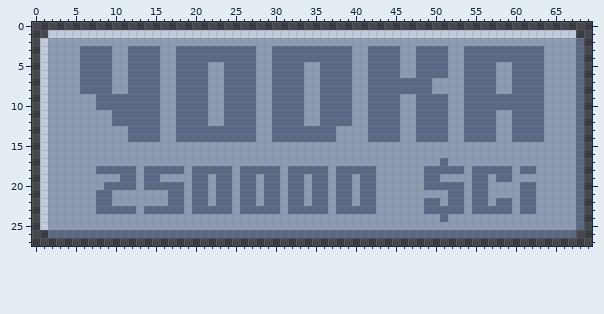
Two versions of one pixel-art file, SpaceBar Game/spritesSource/sprite_upgrade_estufa_2.aseprite. Above, as it was before the edit.
70x28 pixels, 1 frame.
After the commit:
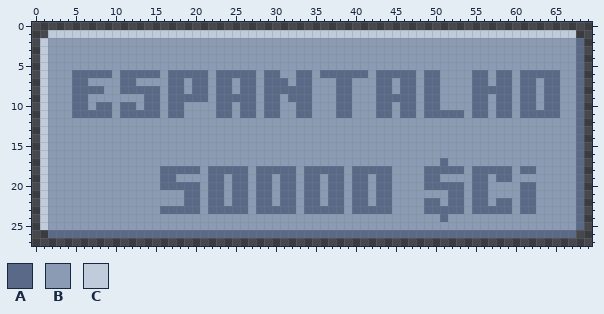
Palette (. is transparent): A #5a6988  B #8b9bb4  C #c0cbdc
What changed:
y 3..4: x 6..9 AAAA -> BBBB; x 12..15 AAAA -> BBBB; x 18..27 AAAAAAAAAA -> BBBBBBBBBB; x 30..39 AAAAAAAAAA -> BBBBBBBBBB; x 42..45 AAAA -> BBBB; x 48..51 AAAA -> BBBB; x 54..63 AAAAAAAAAA -> BBBBBBBBBB
y 5: x 6..9 AAAA -> BBBB; x 12..15 AAAA -> BBBB; x 18..21 AAAA -> BBBB; x 24..27 AAAA -> BBBB; x 30..33 AAAA -> BBBB; x 36..39 AAAA -> BBBB; x 42..45 AAAA -> BBBB; x 48..51 AAAA -> BBBB; x 54..57 AAAA -> BBBB; x 60..63 AAAA -> BBBB
y 6: x 5 B -> A; x 11 B -> A; x 17 B -> A; x 23 B -> A; x 29 B -> A; x 31..32 AA -> BB; x 34 B -> A; x 40..42 BBA -> AAB; x 46..48 BBA -> AAB; x 51 A -> B; x 54 A -> B; x 57..60 ABBA -> BAAB; x 64..65 BB -> AA
y 7: x 5 B -> A; x 7..9 AAA -> BBB; x 11 B -> A; x 13..15 AAA -> BBB; x 17 B -> A; x 19 A -> B; x 23 B -> A; x 25 A -> B; x 29 B -> A; x 32 A -> B; x 34 B -> A; x 36..37 AA -> BB; x 42 A -> B; x 45 A -> B; x 48 A -> B; x 50 B -> A; x 54 A -> B; x 57..60 ABBA -> BAAB; x 63..65 ABB -> BAA
y 8: x 5 B -> A; x 9 A -> B; x 11 B -> A; x 17 B -> A; x 19 A -> B; x 23 B -> A; x 25 A -> B; x 29 B -> A; x 34 B -> A; x 36..37 AA -> BB; x 42 A -> B; x 45 A -> B; x 48 A -> B; x 50 B -> A; x 54 A -> B; x 58..60 BBA -> AAB; x 63..65 ABB -> BAA
y 9: x 5..6 BB -> AA; x 8..13 AAAAAA -> BBBBBB; x 17 B -> A; x 23 B -> A; x 29 B -> A; x 31 A -> B; x 34 B -> A; x 36..37 AA -> BB; x 42 A -> B; x 46..48 BBA -> AAB; x 51 A -> B; x 54 A -> B; x 57 A -> B; x 60 A -> B; x 63..65 ABB -> BAA
y 10: x 5..6 BB -> AA; x 10 A -> B; x 13 A -> B; x 17 B -> A; x 19..21 AAA -> BBB; x 23 B -> A; x 25 A -> B; x 29 B -> A; x 31..32 AA -> BB; x 34 B -> A; x 36..37 AA -> BB; x 42 A -> B; x 45..48 ABBA -> BAAB; x 51 A -> B; x 54 A -> B; x 57 A -> B; x 60 A -> B; x 63..65 ABB -> BAA
y 11: x 5..10 BBBBBA -> AAAAAB; x 17 B -> A; x 19..21 AAA -> BBB; x 23 B -> A; x 25 A -> B; x 29 B -> A; x 31..32 AA -> BB; x 34 B -> A; x 36..37 AA -> BB; x 42 A -> B; x 45..48 ABBA -> BAAB; x 52..54 BBA -> AAB; x 57..60 ABBA -> BAAB; x 64..65 BB -> AA
y 12: x 10..15 AAAAAA -> BBBBBB; x 18..21 AAAA -> BBBB; x 24..27 AAAA -> BBBB; x 30..33 AAAA -> BBBB; x 36..39 AAAA -> BBBB; x 42..45 AAAA -> BBBB; x 48..51 AAAA -> BBBB; x 54..57 AAAA -> BBBB; x 60..63 AAAA -> BBBB
y 13..14: x 12..15 AAAA -> BBBB; x 18..27 AAAAAAAAAA -> BBBBBBBBBB; x 30..37 AAAAAAAA -> BBBBBBBB; x 42..45 AAAA -> BBBB; x 48..51 AAAA -> BBBB; x 54..57 AAAA -> BBBB; x 60..63 AAAA -> BBBB
y 18: x 8..12 AAAAA -> BBBBB; x 14..15 AA -> BB; x 19 B -> A; x 21 A -> B; x 25 B -> A; x 27 A -> B; x 31 B -> A; x 33 A -> B; x 37 B -> A; x 39 A -> B; x 43..44 BB -> AA
y 19: x 11..12 AA -> BB; x 14..17 AABB -> BBAA; x 20..22 AAB -> BBA; x 24..25 AB -> BA; x 27..28 AB -> BA; x 30..31 AB -> BA; x 33..34 AB -> BA; x 36..37 AB -> BA; x 39..40 AB -> BA; x 42..44 ABB -> BAA
y 20: x 9..12 AAAA -> BBBB; x 14..15 AA -> BB; x 19 B -> A; x 21..22 AB -> BA; x 24..25 AB -> BA; x 27..28 AB -> BA; x 30..31 AB -> BA; x 33..34 AB -> BA; x 36..37 AB -> BA; x 39..40 AB -> BA; x 42..44 ABB -> BAA
y 21..22: x 8..9 AA -> BB; x 17..19 AAB -> BBA; x 21..22 AB -> BA; x 24..25 AB -> BA; x 27..28 AB -> BA; x 30..31 AB -> BA; x 33..34 AB -> BA; x 36..37 AB -> BA; x 39..40 AB -> BA; x 42..44 ABB -> BAA
y 23: x 8..12 AAAAA -> BBBBB; x 14..15 AA -> BB; x 19 B -> A; x 21 A -> B; x 25 B -> A; x 27 A -> B; x 31 B -> A; x 33 A -> B; x 37 B -> A; x 39 A -> B; x 43..44 BB -> AA
Boxes around the changes in both pictures, in picture pixels (x1, y1, x2, y2):
changed: (72, 46, 560, 142)
changed: (96, 166, 392, 214)
